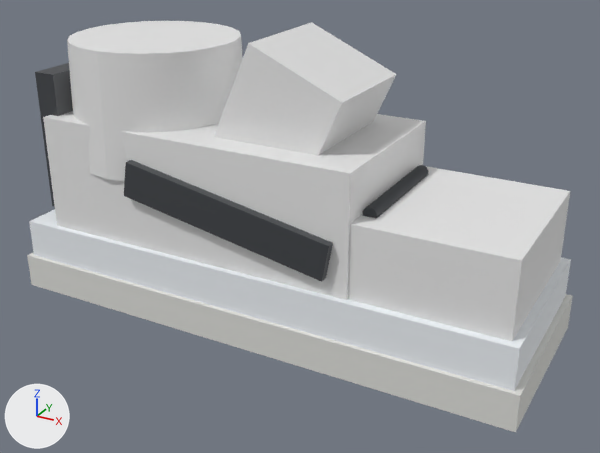
One commit to the glTF model frontend/public/assets/models/air-jordan-4.glb: the scene before it, then after it.
One viewpoint serves both versions: a camera (50 mm lens) standing at (0.206, -0.359, 0.23) and looking at (0.011, -0.005, 0.053). The axes (+X, +Y, +Z) are drawn at lower left. The lights are the same throughout. The first picture is the older version. Where no turn or scale is listed for an object, it has been applied to the vertices. Vertices at exactly the same position are counted once.

The older version as bpy lines, for what is in view:
```python
me_sneaker_generico = bpy.data.meshes.new('sneaker-generico')
me_sneaker_generico.from_pydata(...)  # 180 vertices, 312 faces; spans x -0.145..0.145, y -0.052..0.052, z -0.076..0.076
# faces by material slot: [12, 12, 24, 96, 24, 12, 12, 120]
me_sneaker_generico.materials.append(mat_suela)  # light grey #e0e0dc
me_sneaker_generico.materials.append(mat_mediasuela)  # white #eff4f8
me_sneaker_generico.materials.append(mat_capellada)  # white #e9e9e9
me_sneaker_generico.materials.append(mat_cuello)  # white #e9e9e9
me_sneaker_generico.materials.append(mat_panel_ext)  # dark grey #414448
me_sneaker_generico.materials.append(mat_contrafuerte)  # dark grey #414448
me_sneaker_generico.materials.append(mat_lengueta)  # white #e9e9e9
me_sneaker_generico.materials.append(mat_cordon_1)  # dark grey #414448
ob_air_jordan_4_generico = bpy.data.objects.new('air-jordan-4-generico', me_sneaker_generico)
ob_air_jordan_4_generico.location = (0.0, 0.0, 0.0764)
```
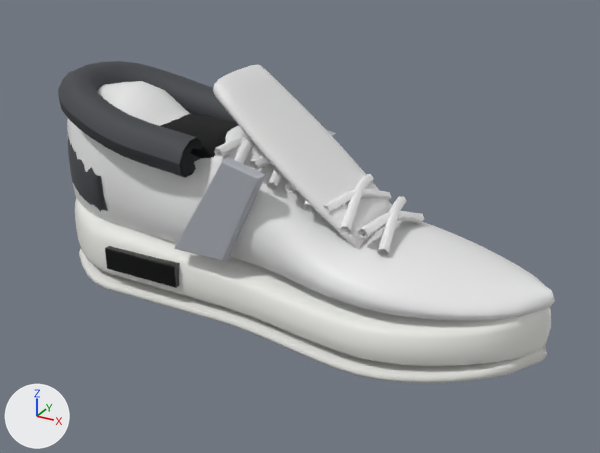
Changed parts and their boxes [x1, y1, x2, y2] in the pictures (600 x 453 px):
'air-jordan-4-generico', reshaped, moved (9% narrower, 22% shorter): before [27, 21, 573, 432]; after [58, 61, 555, 383]
part 1 of me_sneaker_generico, rebuilt: before [67, 21, 243, 181]; after [58, 61, 235, 178]
part 2 of me_sneaker_generico, rebuilt (not visible before): after [285, 182, 296, 193]
part 3 of me_sneaker_generico, rebuilt: before [27, 252, 573, 432]; after [79, 248, 547, 383]
part 4 of me_sneaker_generico, rebuilt: before [29, 209, 571, 391]; after [75, 198, 551, 366]
part 5 of me_sneaker_generico, rebuilt: before [214, 22, 396, 155]; after [213, 65, 392, 249]
part 6 of me_sneaker_generico, rebuilt: before [43, 111, 426, 300]; after [67, 81, 555, 321]
part 7 of me_sneaker_generico, cut back: before [35, 63, 570, 341]; after [68, 114, 424, 288]

Diff of the bpy script that builds the scene:
```diff
--- a/frontend/public/assets/models/air-jordan-4.glb.py
+++ b/frontend/public/assets/models/air-jordan-4.glb.py
@@ me_sneaker_generico @@
-me_sneaker_generico.from_pydata(...)  # 180 vertices, 312 faces; spans x -0.145..0.145, y -0.052..0.052, z -0.076..0.076
+me_sneaker_generico.from_pydata(...)  # 3538 vertices, 6896 faces; spans x -0.145..0.145, y -0.049..0.049, z -0.066..0.066
+# me_sneaker_generico part 1: the loose piece of 50 vertices spanning x -0.129..-0.032, y -0.048..0.048, z 0.001..0.067 is rebuilt with 250 vertices and now spans x -0.141..-0.035, y -0.047..0.047, z 0.015..0.057, in mat_cuello_acolchado (dark grey #414448)
+# me_sneaker_generico part 2: the loose piece of 22 vertices spanning x 0.023..0.03, y -0.033..0.033, z 0.013..0.021 is rebuilt with 66 vertices and now spans x 0.014..0.03, y -0.027..0.028, z 0.006..0.021, in mat_cordon_a_0 (white #e9e9e9)
+# me_sneaker_generico part 3: the loose piece of 8 vertices spanning x -0.145..0.145, y -0.052..0.052, z -0.076..-0.057 is rebuilt with 650 vertices and now spans x -0.145..0.145, y -0.049..0.049, z -0.066..-0.05
+# me_sneaker_generico part 4: the loose piece of 8 vertices spanning x -0.142..0.142, y -0.049..0.049, z -0.059..-0.036 is rebuilt with 650 vertices and now spans x -0.145..0.145, y -0.048..0.048, z -0.06..-0.022
+# me_sneaker_generico part 5: the loose piece of 8 vertices spanning x -0.026..0.047, y -0.031..0.031, z 0.001..0.076 is rebuilt with 146 vertices and now spans x -0.028..0.054, y -0.028..0.028, z -0.013..0.066
+# me_sneaker_generico part 6: the loose piece of 8 vertices spanning x -0.124..0.059, y -0.046..0.046, z -0.039..0.028 is rebuilt with 758 vertices and now spans x -0.145..0.145, y -0.045..0.045, z -0.037..0.05
+# me_sneaker_generico part 7: 76 vertices removed from x -0.131..0.137, y -0.05..0.05, z -0.038..0.05; 1018 vertices added at x -0.145..0.07, y -0.041..0.041, z -0.048..0.036
 me_sneaker_generico.materials.append(mat_suela)
@@ me_sneaker_generico @@
 me_sneaker_generico.materials.append(mat_capellada)
-me_sneaker_generico.materials.append(mat_cuello)  # white #e9e9e9
-me_sneaker_generico.materials.append(mat_panel_ext)  # dark grey #414448
 me_sneaker_generico.materials.append(mat_contrafuerte)
 me_sneaker_generico.materials.append(mat_lengueta)
-me_sneaker_generico.materials.append(mat_cordon_1)  # dark grey #414448
+me_sneaker_generico.materials.append(mat_unidad_air)  # black #030304
+me_sneaker_generico.materials.append(mat_forro_interno)  # black #040505
+me_sneaker_generico.materials.append(mat_cuello_acolchado)  # dark grey #414448
+me_sneaker_generico.materials.append(mat_ala_soporte)  # grey #acafb7
+me_sneaker_generico.materials.append(mat_cordon_a_0)  # white #e9e9e9
@@ ob_air_jordan_4_generico @@
 ob_air_jordan_4_generico = bpy.data.objects.new('air-jordan-4-generico', me_sneaker_generico)
-ob_air_jordan_4_generico.location = (0.0, 0.0, 0.0764)
+ob_air_jordan_4_generico.location = (0.0, 0.0, 0.0657)
```
